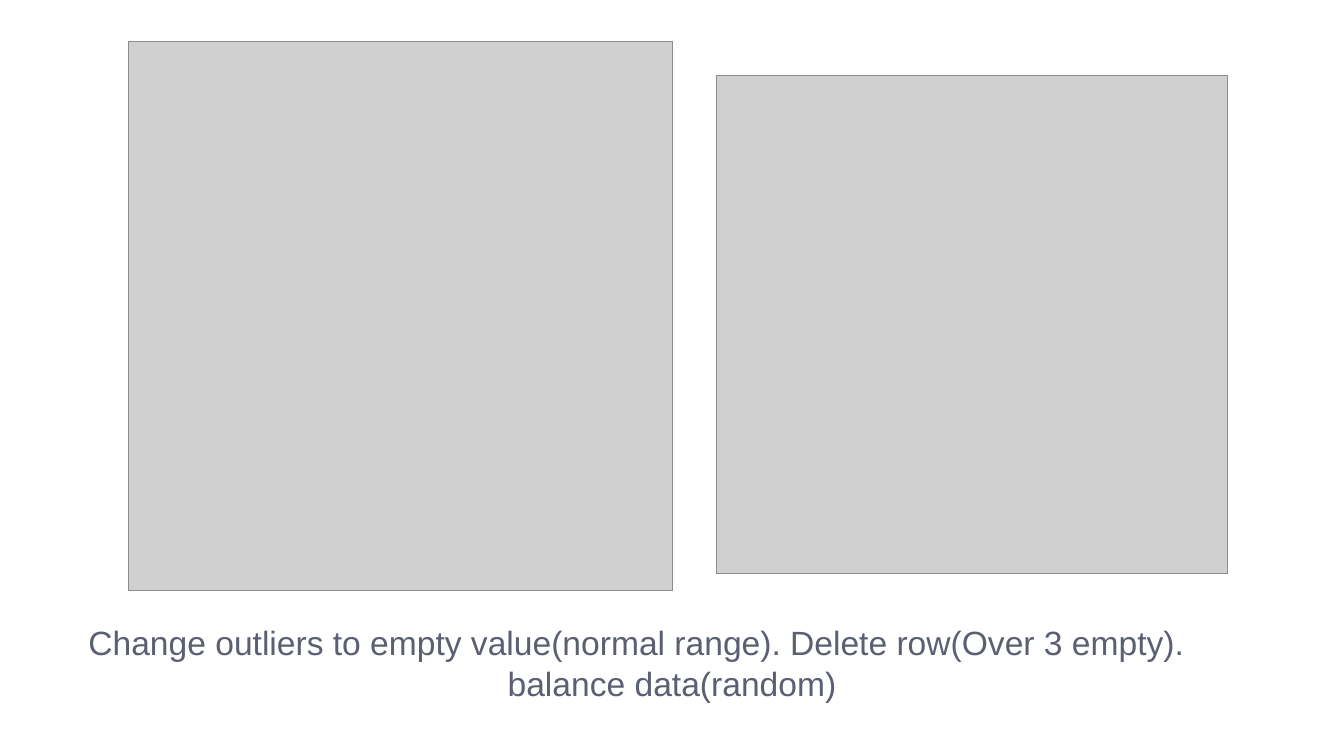
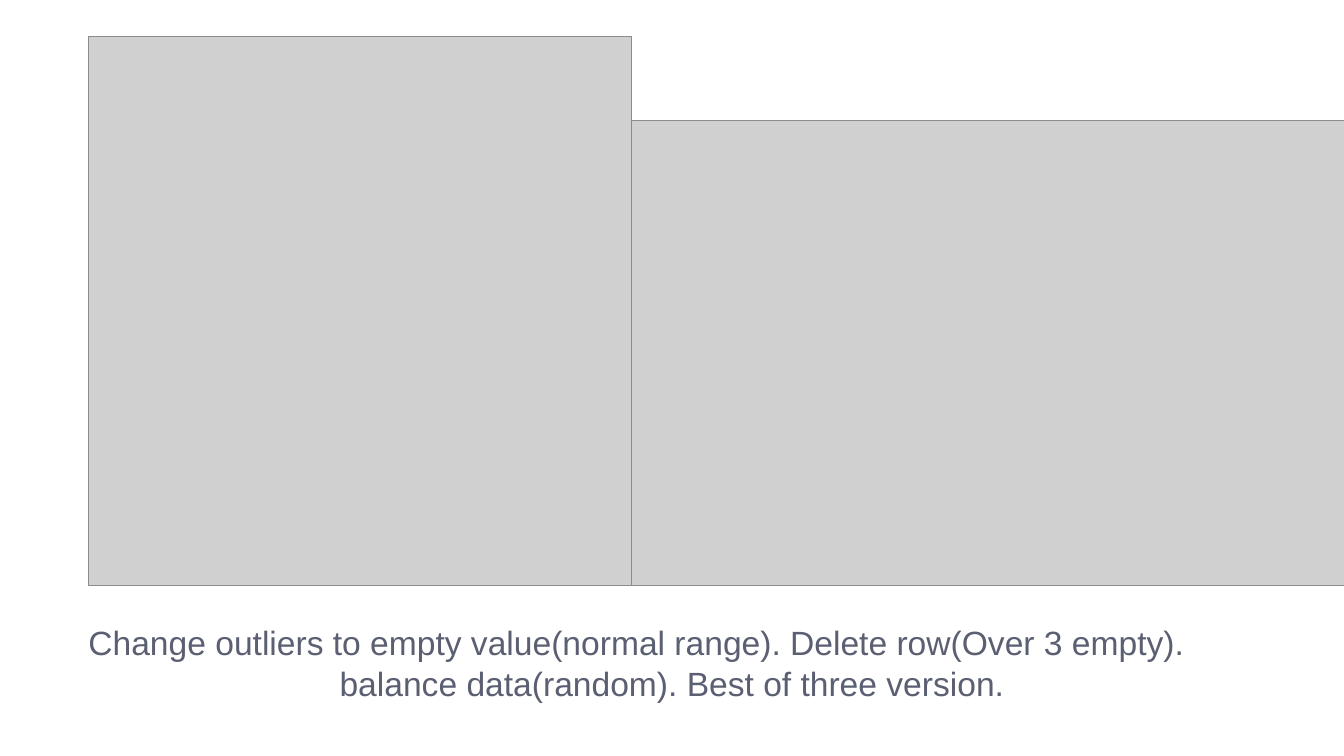
Before and after one commit to LeeMoofon0222/Vizuro_Intern, a slide deck: slide 12 of ckd_process/kidney_disease.pptx. Drawn at 1344x756 pixels with LibreOffice and Linux fonts; fonts in the diff are those of the drawing; grey boxes stand for pictures; background and template pictures are left out. Boxes give left, top, right and bottom in pixels: in the first picture for what was removed or moved away, otherwise in the second. Text is boxed around its words. In the diff, an @@ line names an element or a change of style, - is before the commit and + after.

```diff
--- a/ckd_process/kidney_disease.pptx
+++ b/ckd_process/kidney_disease.pptx
@@ picture: place and size @@
-picture at [129,42,672,590]
+picture at [89,36,632,585]
@@ picture: place and size @@
-picture at [717,75,1228,573]
+picture at [632,120,1344,585]
@@ text at [340,671,1004,702]: text changed @@
-balance data(random)
+balance data(random). Best of three version.
```
Also in this commit, not shown: 5 other slides changed, 1 slide removed, 3 other files.
